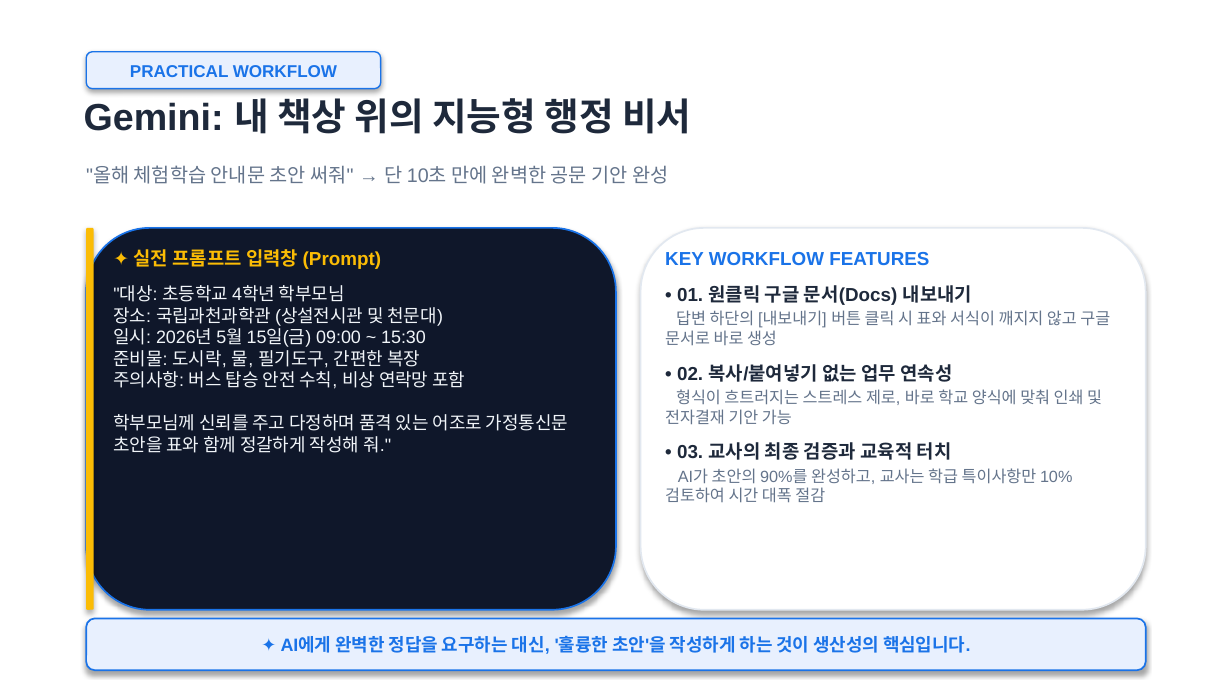
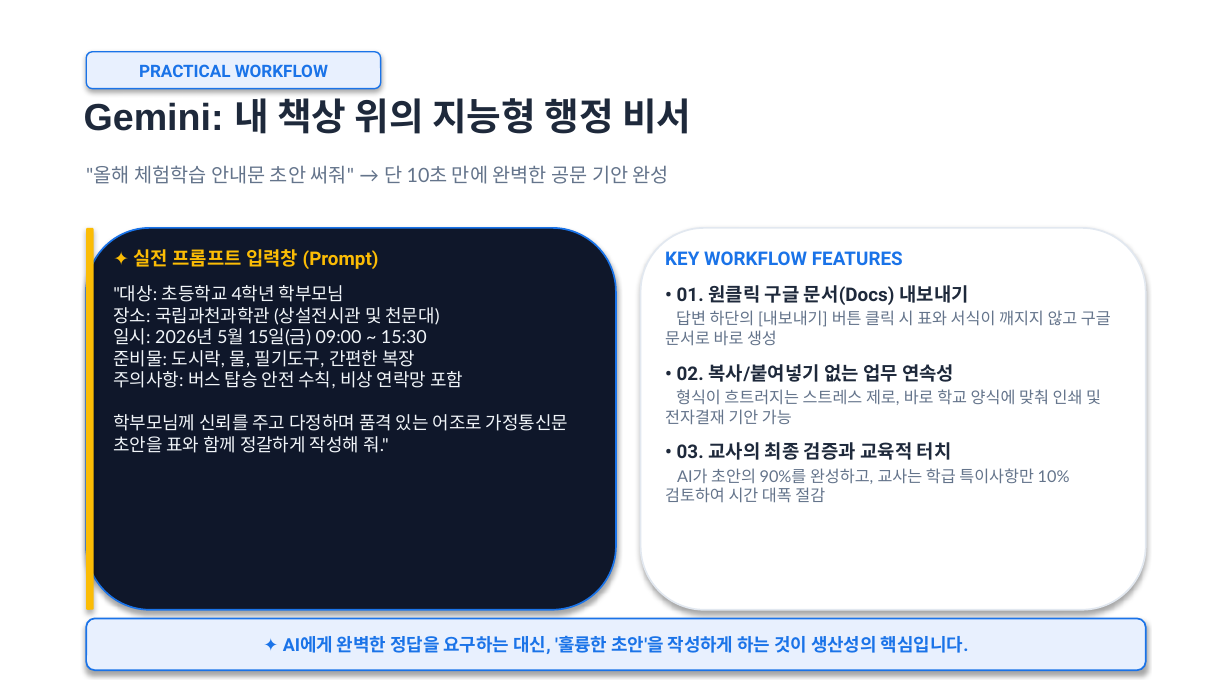
Before and after one commit to kecfai7/ppt_master, a slide deck: slide 7 of presentations/AI 시대-교육의 문법이 바뀌다-어린왕자.pptx. Drawn at 1232x693 pixels with LibreOffice and Linux fonts; fonts in the diff are those of the drawing; background and template pictures are left out. Boxes give left, top, right and bottom in pixels: in the first picture for what was removed or moved away, otherwise in the second. Text is boxed around its words. In the diff, an @@ line names an element or a change of style, - is before the commit and + after.

Commit message:
Apply exact Paperlogy weights (8 ExtraBold, 7 Bold, 6 SemiBold, 5 Medium) across all 14 presentations

```diff
--- a/presentations/AI 시대-교육의 문법이 바뀌다-어린왕자.pptx
+++ b/presentations/AI 시대-교육의 문법이 바뀌다-어린왕자.pptx
@@ rounded rectangle "PRACTICAL WORKFLOW" at [86, 52, 381, 89]: font Arial to Roboto @@
@@ text ""올해 체험학습 안내문 초안 써줘" ..." at [86, 165, 669, 184]: font Arial to Lato @@
@@ text "✦ 실전 프롬프트 입력창 (Prompt)" at [113, 249, 568, 453]: font Arial to Roboto in "✦ 실전 프롬프트 입력창 (Prompt)"; font Arial to Lato in ""대상: 초등학교 4학년 학부모님 장소: 국립과천과학관 (상설전시관 ..." @@
@@ text "KEY WORKFLOW FEATURES" at [665, 251, 1111, 503]: font Arial to Roboto in "KEY WORKFLOW FEATURES", "• 01. 원클릭 구글 문서(Docs) 내보내기", "• 02. 복사/붙여넣기 없는 업무 연속성", "• 03. 교사의 최종 검증과 교육적 터치"; font Arial to Lato in "답변 하단의 [내보내기] 버튼 클릭 시 표와 ...", "형식이 흐트러지는 스트레스 제로, 바로 학교 양식에 ...", "AI가 초안의 90%를 완성하고, 교사는 학급 특이사항만 ..." @@
@@ rounded rectangle "✦ AI에게 완벽한 정답을 요구하는 ..." at [86, 618, 1146, 670]: font Arial to Roboto @@
```
Also in this commit, not shown: 21 other slides changed, 17 other files.
